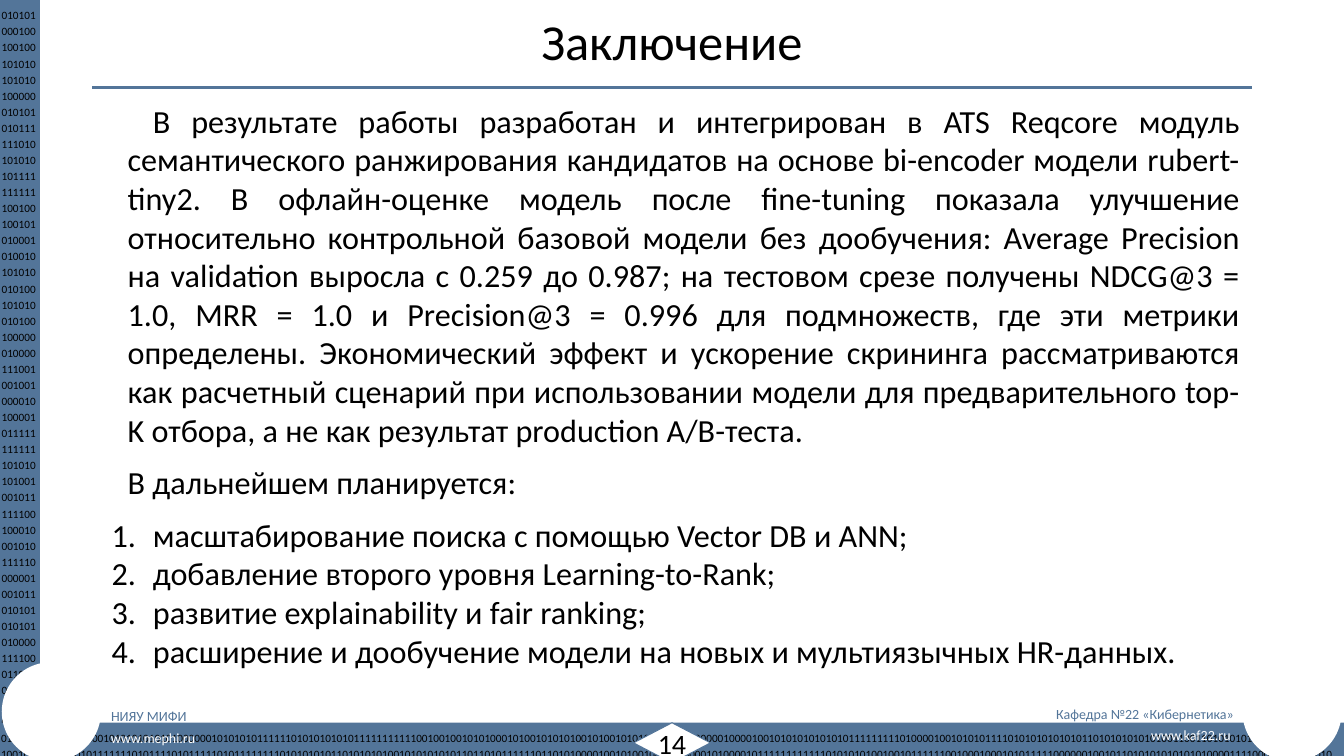
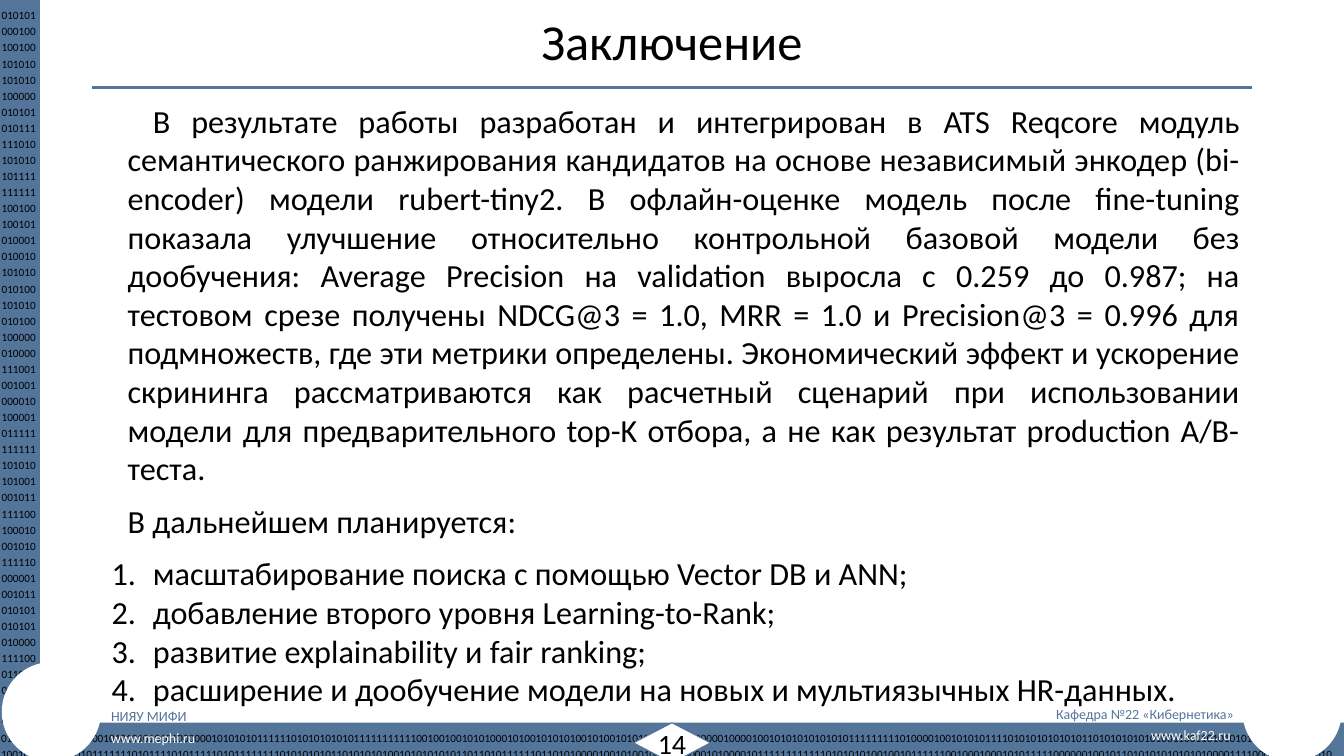
Before and after one commit to ArtiomNosov/master-thesis-repository, a slide deck: slide 14 of vkr/artifacts/М24-534_НосовАИ_презентация_ВКР.pptx. Drawn at 1344x756 pixels with LibreOffice and Linux fonts; fonts in the diff are those of the drawing; background and template pictures are left out. Boxes give left, top, right and bottom in pixels: in the first picture for what was removed or moved away, otherwise in the second. Text is boxed around its words. In the diff, an @@ line names an element or a change of style, - is before the commit and + after.

```diff
--- a/vkr/artifacts/М24-534_НосовАИ_презентация_ВКР.pptx
+++ b/vkr/artifacts/М24-534_НосовАИ_презентация_ВКР.pptx
@@ text at <box>128,111,1240,481</box>: text changed @@
-В результате работы разработан и интегрирован в ATS Reqcore модуль семантического ранжирования кандидатов на основе bi-encoder модели rubert-tiny2. В офлайн-оценке модель после fine-tuning показала улучшение относительно контрольной базовой модели без дообучения: Average Precision на validation выросла с 0.259 до 0.987; на тестовом срезе получены NDCG@3 = 1.0, MRR = 1.0 и Precision@3 = 0.996 для подмножеств, где эти метрики определены. Экономический эффект и ускорение скрининга рассматриваются как расчетный сценарий при использовании модели для предварительного top-K отбора, а не как результат production A/B-теста.
+В результате работы разработан и интегрирован в ATS Reqcore модуль семантического ранжирования кандидатов на основе независимый энкодер (bi-encoder) модели rubert-tiny2. В офлайн-оценке модель после fine-tuning показала улучшение относительно контрольной базовой модели без дообучения: Average Precision на validation выросла с 0.259 до 0.987; на тестовом срезе получены NDCG@3 = 1.0, MRR = 1.0 и Precision@3 = 0.996 для подмножеств, где эти метрики определены. Экономический эффект и ускорение скрининга рассматриваются как расчетный сценарий при использовании модели для предварительного top-K отбора, а не как результат production A/B-теста.
```
Also in this commit, not shown: 3 other slides changed, 9 other files.
